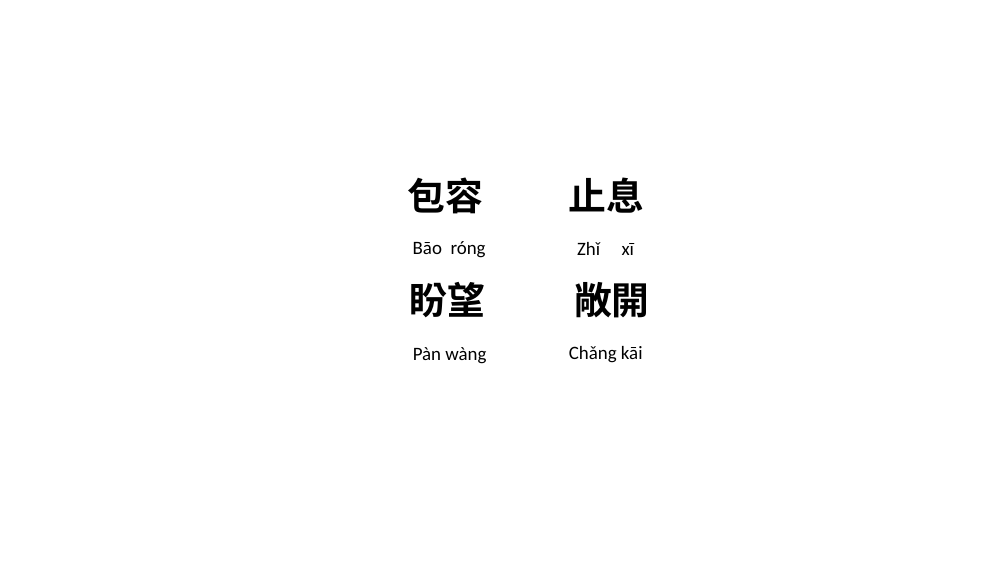
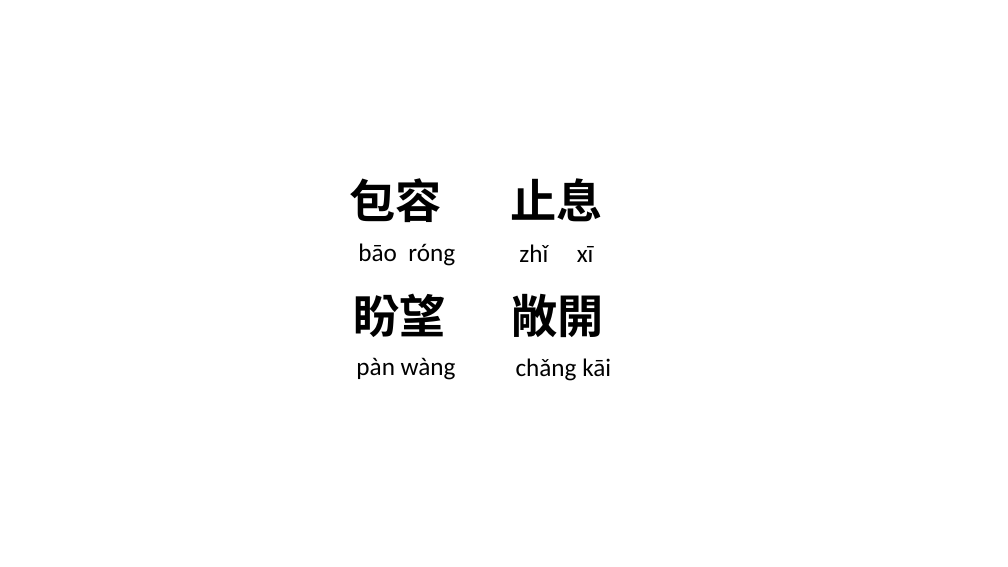
Before and after one commit to batisuoc/free-school-class, a slide deck: slide 6 of chinese/愛是.pptx (slide 4 before the commit). Drawn at 1008x567 pixels with LibreOffice and Linux fonts; fonts in the diff are those of the drawing; background and template pictures are left out. Boxes give left, top, right and bottom in pixels: in the first picture for what was removed or moved away, otherwise in the second. Text is boxed around its words. In the diff, an @@ line names an element or a change of style, - is before the commit and + after.

```diff
--- a/chinese/愛是.pptx
+++ b/chinese/愛是.pptx
@@ text "包容": place and size @@
-text "包容" at (408, 177, 484, 214)
+text "包容" at (350, 178, 442, 222)
@@ text "止息": place and size @@
-text "止息" at (569, 177, 645, 213)
+text "止息" at (511, 178, 603, 222)
@@ text at (358, 243, 455, 266): text changed; size 18 to 24 pt @@
-Bāo róng
+bāo róng
@@ text at (519, 244, 594, 262): text changed; size 18 to 24 pt @@
-Zhǐ xī
+zhǐ xī
@@ text "盼望": place and size @@
-text "盼望" at (410, 282, 486, 317)
+text "盼望" at (353, 293, 445, 337)
@@ size 36 to 44 pt in 4 elements at (350, 178, 442, 222), (511, 178, 603, 222), (353, 293, 445, 337), (512, 293, 604, 337) @@
@@ text "敞開": place and size @@
-text "敞開" at (574, 282, 650, 318)
+text "敞開" at (512, 293, 604, 337)
@@ text at (356, 357, 456, 380): text changed; size 18 to 24 pt @@
-Pàn wàng
+pàn wàng
@@ text at (516, 358, 611, 381): text changed; size 18 to 24 pt @@
-Chǎng kāi
+chǎng kāi
```
Also in this commit, not shown: 5 other slides changed, 3 slides added, 3 other files.
